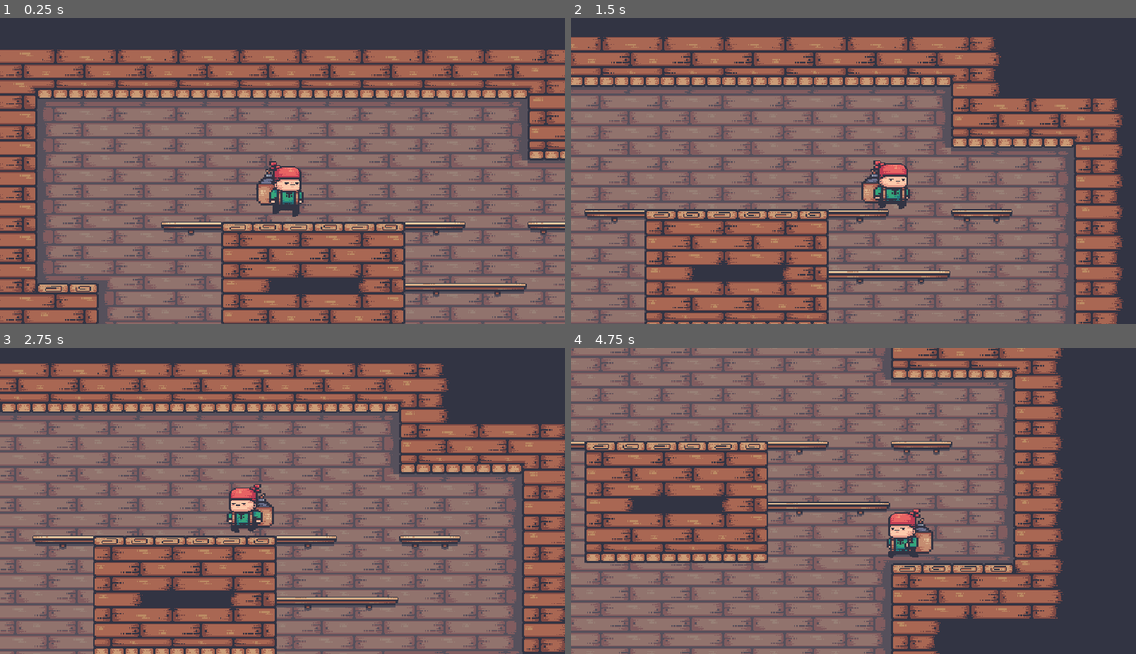
Above: before the commit, frames 1-4 (two rows, left to right).
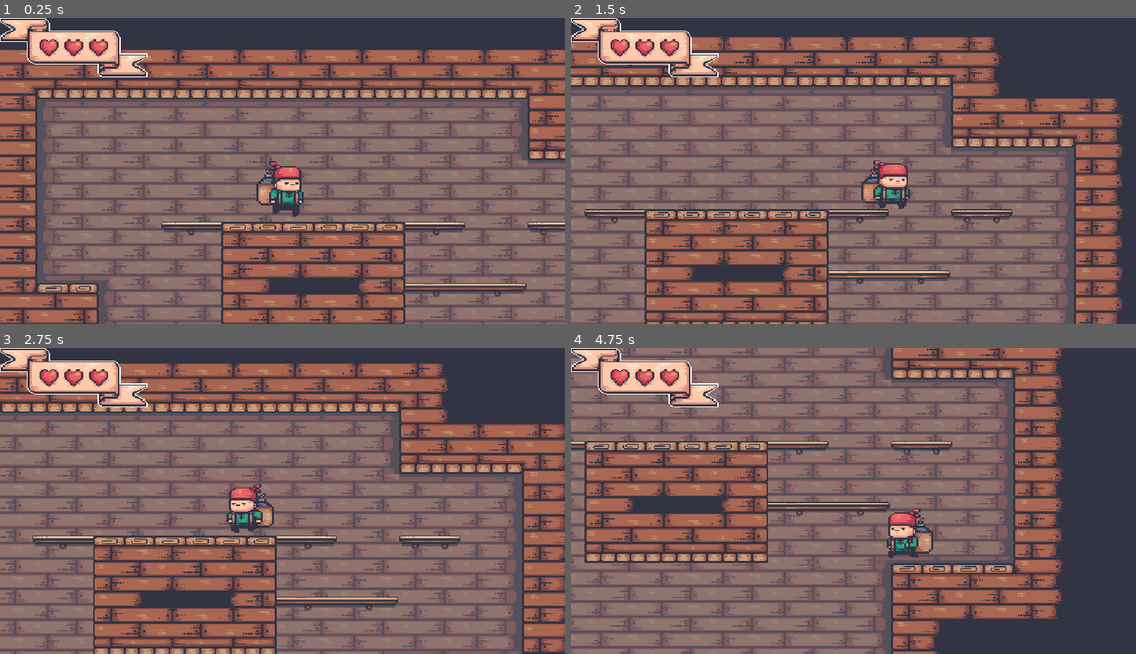
Above: after the commit, the same moments.

Repository: bttandrade/Game_PirateBomb_Godot
Game: Godot game, scene res://scenes/main.tscn
The game is run twice, just before and just after one commit, with the same random seed, the same clock (stepped at 60 frames per second) and the same inputs.
Inputs:
- Up to frame 1 (0.25 s): no input
- Up to frame 2 (1.5 s): tap Enter (ui_accept) at 0.5, 0.77 s; hold Right (ui_right) from 0.53 s (still down); tap E (place_bomb) at 0.6, 1.35 s
- Up to frame 3 (2.75 s): tap Enter (ui_accept) at 1.52 s; release Right (ui_right) at 2.03 s; hold Left (ui_left) from 2.03 s (still down); tap E (place_bomb) at 2.1 s
- Up to frame 4 (4.75 s): release Left (ui_left) at 2.78 s; hold Right (ui_right) 2.78-4.28 s; tap E (place_bomb) at 2.85, 3.6, 4.35 s; tap Enter (ui_accept) at 3.02, 3.77, 4.52 s; hold Left (ui_left) from 4.28 s (still down)

The runs differ from the first frame. In frame 1, 2.4% of the frame differs, in the area x 0-27%, y 0-20%; in frame 2, 2.5%; in frame 3, 2.5%; in frame 4, 2.8%.

Commit message:
v0.2
Sistema de vida e carregar bombas adicionados

Diff:
--- a/entities/bomb_guy.tscn
+++ b/entities/bomb_guy.tscn
@@ -344,7 +344,7 @@
 
 [node name="AnimatedSprite2D" type="AnimatedSprite2D" parent="." unique_id=220737087]
 sprite_frames = SubResource("SpriteFrames_gsw3t")
-animation = &"hit"
+animation = &"jump"
 
 [node name="CollisionShape2D" type="CollisionShape2D" parent="." unique_id=1157136974]
 position = Vector2(0, 6)
--- /dev/null
+++ b/entities/hearts.tscn
@@ -0,0 +1,22 @@
+[gd_scene format=3 uid="uid://7pje5d221mcq"]
+
+[ext_resource type="Texture2D" uid="uid://dg0j5t3fe6665" path="res://sprites/7-objects/11-health_bar/Health Bar.png" id="1_btsqt"]
+[ext_resource type="Texture2D" uid="uid://cv5v7p6tmsn5u" path="res://sprites/7-objects/11-health_bar/Heart.png" id="2_orx3n"]
+
+[node name="CanvasLayer" type="CanvasLayer" unique_id=473806561]
+
+[node name="Hearts" type="Sprite2D" parent="." unique_id=2025079240]
+position = Vector2(77, 31)
+texture = ExtResource("1_btsqt")
+
+[node name="Heart1" type="Sprite2D" parent="Hearts" unique_id=2026674912]
+position = Vector2(-26, 1)
+texture = ExtResource("2_orx3n")
+
+[node name="Heart2" type="Sprite2D" parent="Hearts" unique_id=1674643276]
+position = Vector2(0, 1)
+texture = ExtResource("2_orx3n")
+
+[node name="Heart3" type="Sprite2D" parent="Hearts" unique_id=40399127]
+position = Vector2(26, 1)
+texture = ExtResource("2_orx3n")
--- a/scenes/main.tscn
+++ b/scenes/main.tscn
@@ -2,6 +2,7 @@
 
 [ext_resource type="Texture2D" uid="uid://d0aqp6tlfelj8" path="res://sprites/tilesets/Tile-Sets (64-64).png" id="1_o5qli"]
 [ext_resource type="PackedScene" uid="uid://dmu0wjf1j21w5" path="res://entities/bomb_guy.tscn" id="2_0wfyh"]
+[ext_resource type="PackedScene" uid="uid://7pje5d221mcq" path="res://entities/hearts.tscn" id="3_sugp2"]
 
 [sub_resource type="TileSetAtlasSource" id="TileSetAtlasSource_0xm2m"]
 texture = ExtResource("1_o5qli")
@@ -129,3 +130,5 @@
 
 [node name="BombGuy" parent="." unique_id=552074349 instance=ExtResource("2_0wfyh")]
 position = Vector2(384, 192)
+
+[node name="CanvasLayer" parent="." unique_id=473806561 instance=ExtResource("3_sugp2")]
--- a/scripts/bomb.gd
+++ b/scripts/bomb.gd
@@ -2,35 +2,46 @@
 
 signal exploded(bomb_position: Vector2)
 
-const FUSE_TIME := 2.0
+const FUSE_TIME        := 3.0
 const EXPLOSION_RADIUS := 80.0
 
 @onready var anim: AnimatedSprite2D = $AnimatedSprite2D
 
-var timer := 0.0
-var exploding := false
+var _timer     := 0.0
+var _exploding := false
+var _carried   := false
 
 func _ready() -> void:
 	anim.play("fuse")
-	anim.animation_finished.connect(on_animation_finished)
+	anim.animation_finished.connect(_on_animation_finished)
 
 func _physics_process(delta: float) -> void:
-	if exploding:
+	if _exploding:
 		return
-	timer += delta
-	if timer >= FUSE_TIME:
-		explode()
+	_timer += delta
+	if _timer >= FUSE_TIME:
+		_explode()
 
-func explode() -> void:
-	exploding = true
-	freeze = true
+func pick_up() -> void:
+	_carried = true
+	freeze   = true
+
+func drop(drop_position: Vector2) -> void:
+	_carried        = false
+	freeze          = false
+	global_position = drop_position
+
+func _explode() -> void:
+	_exploding = true
+	freeze     = true
+	show()
 	anim.play("explode")
 	emit_signal("exploded", global_position)
 	for player in get_tree().get_nodes_in_group("player"):
 		var dist = global_position.distance_to(player.global_position)
 		if dist <= EXPLOSION_RADIUS:
-			player.take_hit()
+			player.take_hit(global_position)
 
-func on_animation_finished() -> void:
+func _on_animation_finished() -> void:
 	if anim.animation == "explode":
 		queue_free()
--- a/scripts/bomb_guy.gd
+++ b/scripts/bomb_guy.gd
@@ -1,38 +1,54 @@
 extends CharacterBody2D
 
-const SPEED := 200.0
-const JUMP_FORCE := -400.0
-const GRAVITY := 900.0
-
-enum State { IDLE, RUN, JUMP, FALL, HIT }
+const SPEED           := 200.0
+const JUMP_FORCE      := -400.0
+const GRAVITY         := 900.0
+const KNOCKBACK_FORCE := Vector2(80.0, -200.0)
+const BOMB_CARRY_OFFSET := Vector2(0, -15)
+const MAX_LIVES       := 3
+const DEATH_WAIT      := 1.0
+
+enum State { IDLE, RUN, JUMP, FALL, HIT, DEAD }
 var current_state: State = State.IDLE
 
 @export var bomb_scene: PackedScene
-
-var active_bomb: Node = null
-var charging = false
-
-@onready var anim: AnimatedSprite2D = $AnimatedSprite2D
+var _active_bomb:  Node = null
+var _carried_bomb: Node = null
+var _charging          := false
+var _spawn_point       := Vector2.ZERO
+var _lives             := MAX_LIVES
+
+@onready var anim:      AnimatedSprite2D = $AnimatedSprite2D
 @onready var charge_bar: AnimatedSprite2D = $ChargeBar
+@onready var collision:  CollisionShape2D = $CollisionShape2D
+
+@onready var heart1: Sprite2D = $"../CanvasLayer/Hearts/Heart1"
+@onready var heart2: Sprite2D = $"../CanvasLayer/Hearts/Heart2"
+@onready var heart3: Sprite2D = $"../CanvasLayer/Hearts/Heart3"
 
 func _ready() -> void:
 	add_to_group("player")
+	_spawn_point = global_position
 	charge_bar.hide()
-	charge_bar.animation_finished.connect(on_charge_finished)
+	charge_bar.animation_finished.connect(_on_charge_finished)
 
 func _physics_process(delta: float) -> void:
-	apply_gravity(delta)
-	movement()
-	jump()
-	bomb_charge(delta)
+	if current_state == State.DEAD or current_state == State.HIT:
+		_apply_gravity(delta)
+		move_and_slide()
+		return
+	_apply_gravity(delta)
+	_handle_movement()
+	_handle_jump()
+	_handle_bomb_charge(delta)
 	move_and_slide()
-	update_state()
-
-func apply_gravity(delta: float) -> void:
+	_update_state()
+
+func _apply_gravity(delta: float) -> void:
 	if not is_on_floor():
 		velocity.y += GRAVITY * delta
 
-func movement() -> void:
+func _handle_movement() -> void:
 	var direction := Input.get_axis("ui_left", "ui_right")
 	if direction != 0:
 		velocity.x = direction * SPEED
@@ -40,55 +56,117 @@
 	else:
 		velocity.x = move_toward(velocity.x, 0, SPEED)
 
-func jump() -> void:
+func _handle_jump() -> void:
 	if Input.is_action_just_pressed("ui_accept") and is_on_floor():
 		velocity.y = JUMP_FORCE
 
-func bomb_charge(_delta: float) -> void:
-	if active_bomb != null:
-		return
-
-	if Input.is_action_just_pressed("place_bomb") and not charging:
-		charging = true
+func _handle_bomb_charge(_delta: float) -> void:
+	if _active_bomb != null and _carried_bomb == null:
+		if Input.is_action_just_pressed("place_bomb"):
+			_pick_up_bomb()
+		return
+
+	if _carried_bomb != null:
+		if Input.is_action_just_pressed("place_bomb"):
+			_drop_bomb()
+		return
+
+	if Input.is_action_just_pressed("place_bomb") and not _charging:
+		_charging = true
 		charge_bar.show()
 		charge_bar.play("charge")
-
-	elif Input.is_action_just_released("place_bomb") and charging:
-		cancel_charge()
-
-func on_charge_finished() -> void:
-	if not charging:
-		return
-	charging = false
+	elif Input.is_action_just_released("place_bomb") and _charging:
+		_cancel_charge()
+
+func _on_charge_finished() -> void:
+	if not _charging:
+		return
+	_charging = false
 	charge_bar.hide()
-	place_bomb()
-
-func cancel_charge() -> void:
-	charging = false
+	if _carried_bomb != null:
+		_drop_bomb()
+	else:
+		_place_bomb()
+
+func _cancel_charge() -> void:
+	_charging = false
 	charge_bar.stop()
 	charge_bar.hide()
 
-func place_bomb() -> void:
+func _place_bomb() -> void:
 	var bomb = bomb_scene.instantiate()
 	bomb.global_position = global_position
-	bomb.exploded.connect(on_bomb_exploded)
+	bomb.exploded.connect(_on_bomb_exploded)
 	get_parent().add_child(bomb)
-	active_bomb = bomb
-
-func on_bomb_exploded(_pos: Vector2) -> void:
-	active_bomb = null
-
-func take_hit() -> void:
-	change_state(State.HIT)
-
-func update_state() -> void:
-	if current_state == State.HIT:
-		return
-	var new_state := get_new_state()
+	_active_bomb = bomb
+
+func _pick_up_bomb() -> void:
+	_carried_bomb = _active_bomb
+	_active_bomb  = null
+	_carried_bomb.get_parent().remove_child(_carried_bomb)
+	add_child(_carried_bomb)
+	_carried_bomb.pick_up()
+	_carried_bomb.position = BOMB_CARRY_OFFSET
+
+func _drop_bomb() -> void:
+	var bomb      = _carried_bomb
+	bomb.z_index = -1
+	_carried_bomb = null
+	_active_bomb  = bomb
+
+	var drop_pos = bomb.global_position
+	remove_child(bomb)
+	get_parent().add_child(bomb)
+	bomb.drop(drop_pos)
+
+	_change_state(_get_new_state())
+
+func _on_bomb_exploded(_pos: Vector2) -> void:
+	_active_bomb  = null
+	_carried_bomb = null
+
+func take_hit(bomb_position: Vector2) -> void:
+	if current_state == State.HIT or current_state == State.DEAD:
+		return
+
+	if _carried_bomb != null:
+		_drop_bomb()
+		_cancel_charge()
+
+	var direction = sign(global_position.x - bomb_position.x)
+	if direction == 0:
+		direction = 1
+	velocity = Vector2(KNOCKBACK_FORCE.x * direction, KNOCKBACK_FORCE.y)
+
+	_lives -= 1
+	_update_hearts()
+
+	if _lives <= 0:
+		_change_state(State.DEAD)
+	else:
+		_change_state(State.HIT)
+
+func _update_hearts() -> void:
+	match _lives:
+		2: heart3.hide()
+		1: heart2.hide()
+		0: heart1.hide()
+
+func _respawn() -> void:
+	_lives = MAX_LIVES
+	heart1.show()
+	heart2.show()
+	heart3.show()
+	global_position = _spawn_point
+	velocity        = Vector2.ZERO
+	_change_state(State.IDLE)
+
+func _update_state() -> void:
+	var new_state := _get_new_state()
 	if new_state != current_state:
-		change_state(new_state)
-
-func get_new_state() -> State:
+		_change_state(new_state)
+
+func _get_new_state() -> State:
 	if not is_on_floor():
 		return State.JUMP if velocity.y < 0 else State.FALL
 	elif abs(velocity.x) > 0:
@@ -96,7 +174,7 @@
 	else:
 		return State.IDLE
 
-func change_state(new_state: State) -> void:
+func _change_state(new_state: State) -> void:
 	current_state = new_state
 	match new_state:
 		State.IDLE: anim.play("idle")
@@ -105,7 +183,25 @@
 		State.FALL: anim.play("fall")
 		State.HIT:
 			anim.play("hit")
-			anim.animation_finished.connect(on_hit_finished, CONNECT_ONE_SHOT)
-
-func on_hit_finished() -> void:
-	change_state(get_new_state())
+			anim.animation_finished.connect(_on_hit_finished, CONNECT_ONE_SHOT)
+		State.DEAD:
+			collision.shape.height = 35
+			anim.play("dead")
+			anim.animation_finished.connect(_on_dead_finished, CONNECT_ONE_SHOT)
+
+func _on_hit_finished() -> void:
+	if not is_on_floor():
+		await _wait_for_floor()
+	_change_state(_get_new_state())
+
+func _on_dead_finished() -> void:
+	velocity.x = 0
+	await get_tree().create_timer(DEATH_WAIT).timeout
+	collision.shape.height = 46
+	_respawn()
+
+func _wait_for_floor() -> void:
+	while not is_on_floor():
+		_apply_gravity(get_physics_process_delta_time())
+		move_and_slide()
+		await get_tree().process_frame
